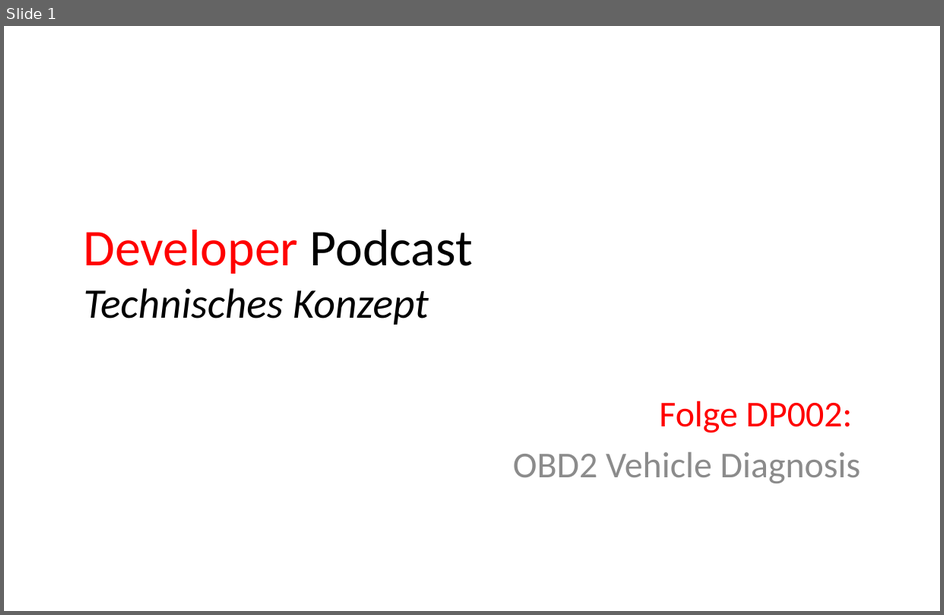
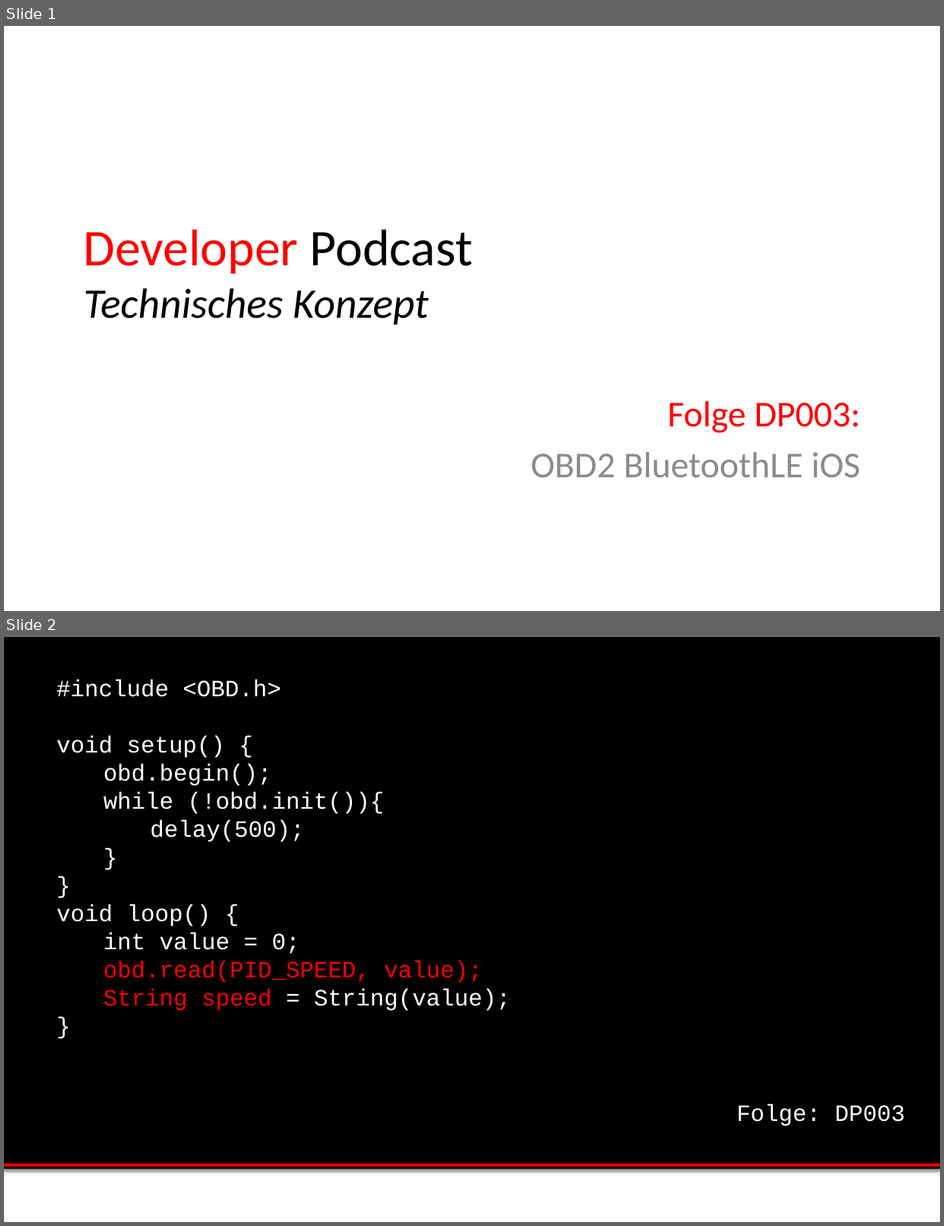
Before and after one commit to msedd/DP003-OBD2_BluetoothLE_iOS, a slide deck: DP003-Technische_Konzept.ppt. Shown one above the other, each under a label of ours: slide 1 before the commit, slides 1 and 2 after it. The pictures are 944x615 and 944x1226 pixels, drawn with LibreOffice and Linux fonts; fonts in the diff are those of the drawing; background and template pictures are left out. Boxes give left, top, right and bottom in pixels: in the first picture for what was removed or moved away, otherwise in the second. Text is boxed around its words. In the diff, an @@ line names an element or a change of style, - is before the commit and + after.

```diff
--- a/DP003-Technische_Konzept.ppt
+++ b/DP003-Technische_Konzept.ppt
@@ slide 2 added at [4,637,940,1222], background #FFFFFF @@
@@ rectangle added at [4,637,940,1169], fill #000000, outline #000000 0.75 pt @@
@@ text added at [56,680,511,1011], 18 pt, text #FFFFFF @@
+#include <OBD.h>
+void setup() {
+obd.begin();
+while (!obd.init()){
+delay(500);
+}
+}
+void loop() {
+int value = 0;
+obd.read(PID_SPEED, value);
+String speed = String(value);
+}
@@ text added at [737,1104,905,1126], 18 pt, text #FFFFFF @@
+Folge: DP003
@@ line added from (4, 1165) to (940, 1165), #FF0000 2 pt @@
@@ slide 1 changed as well @@
@@ subtitle at [531,401,861,477]: text changed @@
-Folge DP002:
-OBD2 Vehicle Diagnosis
+Folge DP003:
+OBD2 BluetoothLE iOS
```
Also in this commit, not shown: 9 other slides added, 9 slides removed, 10 other files.
